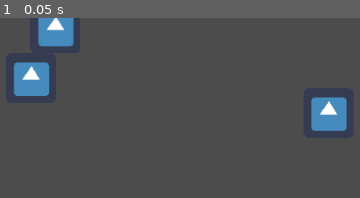
Above: before the commit, frame 1.
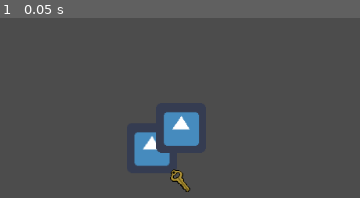
Above: after the commit, the same moment.

Repository: alt-romes/madjam-2021
Game: Godot game, scene res://NPC/test_npc.tscn
Same seed, same stepped clock (60 frames per second), same inputs: the game is played once before the commit and once after it. The project has no main scene, so this scene is started directly. The engine's default icon, where the game draws it, is replaced by a stand-in: a white triangle on a blue panel in a dark square.
Inputs:
- Up to frame 1 (0.05 s): no input

The runs differ from the first frame. In frame 1, 8.9% of the frame differs, in the area x 3-97%, y 0-97%.

Commit message:
placeholder key

Diff:
--- a/NPC/test_npc.tscn
+++ b/NPC/test_npc.tscn
@@ -1,21 +1,26 @@
-[gd_scene load_steps=3 format=2]
+[gd_scene load_steps=5 format=2]
 
 [ext_resource path="res://NPC/NPC.tscn" type="PackedScene" id=1]
 [ext_resource path="res://icon.png" type="Texture" id=2]
+[ext_resource path="res://PickableObj/PickableObj.tscn" type="PackedScene" id=3]
+[ext_resource path="res://PickableObj/key_02.png" type="Texture" id=4]
 
 [node name="main" type="Node"]
 
-[node name="icon" type="Sprite" parent="."]
-position = Vector2( 69.2698, 77.0183 )
-texture = ExtResource( 2 )
-
 [node name="nancy" parent="." instance=ExtResource( 1 )]
-position = Vector2( 100.5, 45.3267 )
-player_node_path = NodePath("../NPC")
+position = Vector2( 223.524, 198.511 )
+player_node_path = NodePath("../Player")
 sprite_img = ExtResource( 2 )
 dialogue_list = [ "Its time to kill.....", "But who should I kill?", "Oh! You're voluntering? How nice of you :)" ]
 
-[node name="NPC" parent="." instance=ExtResource( 1 )]
-position = Vector2( 450.033, 153.829 )
+[node name="Player" parent="." instance=ExtResource( 1 )]
+position = Vector2( 261.132, 172.878 )
 player_node_path = NodePath("../nancy")
 sprite_img = ExtResource( 2 )
+
+[node name="Key" parent="." instance=ExtResource( 3 )]
+position = Vector2( 259.54, 225.411 )
+obj_name = "Golden Key"
+dialogue_line = "It's a shiny golden key."
+player_node_path = NodePath("../Player")
+sprite_img = ExtResource( 4 )
--- a/PickableObj/PickableObj.gd
+++ b/PickableObj/PickableObj.gd
@@ -30,7 +30,7 @@
 
 func say_dialogue() -> void:
 	emit_signal("set_dialogue", dialogue_line)
-	print(obj_name + "says: " + dialogue_line)
+	print(obj_name + " says: " + dialogue_line)
 
 func pickup() -> void:
 	emit_signal("pickup", obj_name)
--- a/PickableObj/PickableObjUI.tscn
+++ b/PickableObj/PickableObjUI.tscn
@@ -3,8 +3,14 @@
 [node name="CanvasLayer" type="CanvasLayer"]
 
 [node name="Control" type="Control" parent="."]
-margin_right = 40.0
-margin_bottom = 40.0
+anchor_left = 0.5
+anchor_top = 1.0
+anchor_right = 0.5
+anchor_bottom = 1.0
+margin_left = -20.0
+margin_top = -40.8408
+margin_right = 20.0
+margin_bottom = -0.84082
 __meta__ = {
 "_edit_use_anchors_": false
 }
Binary file added: PickableObj/key_02.png
Not shown, added: PickableObj/key_02.png.import
